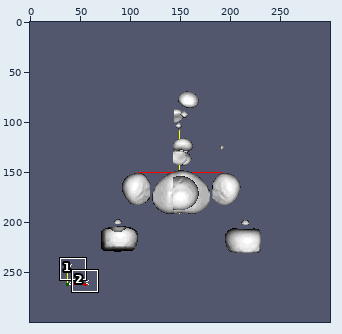
Sprite sheet -- Baseline/ExtractBlock.png. Above, an overview of the earlier version with the close-up marked.
Close-up. First the earlier version:
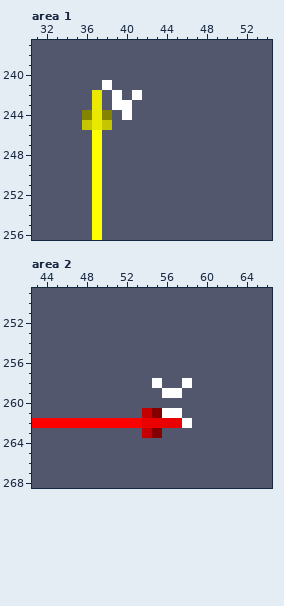
The file is 300x300 pixels. Colours within 5 levels of each other are drawn and written as one. Shown: area 1: x 31..54, y 237..256; area 2: x 43..66, y 249..268. The commit also changed other parts of the picture, which this record leaves out.
New version:
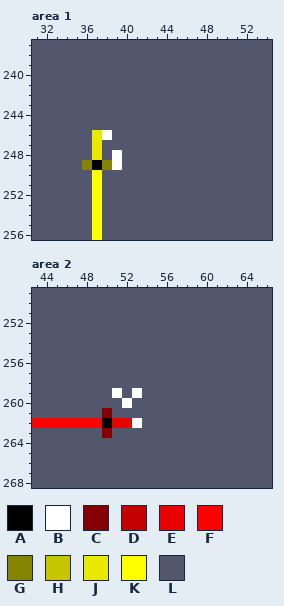
Palette (. is transparent): A #000000  B #ffffff  C #840000  D #c50000  E #e90000  F #ff0000  G #848400  H #c5c500  J #e9e900  K #ffff00  L #52576e
What changed:
--- area 1
@@ x 34..43 @@
 240 LLLLLLLLLL
-241 LLLLBLLLLL
-242 LLLJLBLBLL
-243 LLLJLBBLLL
-244 LLGJGLBLLL
-245 LLHJHLLLLL
-246 LLLKLLLLLL
-247 LLLKLLLLLL
-248 LLLKLLLLLL
-249 LLLKLLLLLL
+241 LLLLLLLLLL
+242 LLLLLLLLLL
+243 LLLLLLLLLL
+244 LLLLLLLLLL
+245 LLLLLLLLLL
+246 LLLJBLLLLL
+247 LLLJLLLLLL
+248 LLLJLBLLLL
+249 LLGAGBLLLL
 250 LLLKLLLLLL
--- area 2
@@ x 48..60 @@
 257 LLLLLLLLLLLLL
-258 LLLLLLLBLLBLL
-259 LLLLLLLLBBLLL
-260 LLLLLLLLLLLLL
-261 LLLLLLDCBBLLL
-262 FFFFFFEEEEBLL
-263 LLLLLLDCLLLLL
+258 LLLLLLLLLLLLL
+259 LLLBLBLLLLLLL
+260 LLLLBLLLLLLLL
+261 LLCLLLLLLLLLL
+262 FFAEEBLLLLLLL
+263 LLCLLLLLLLLLL
 264 LLLLLLLLLLLLL
